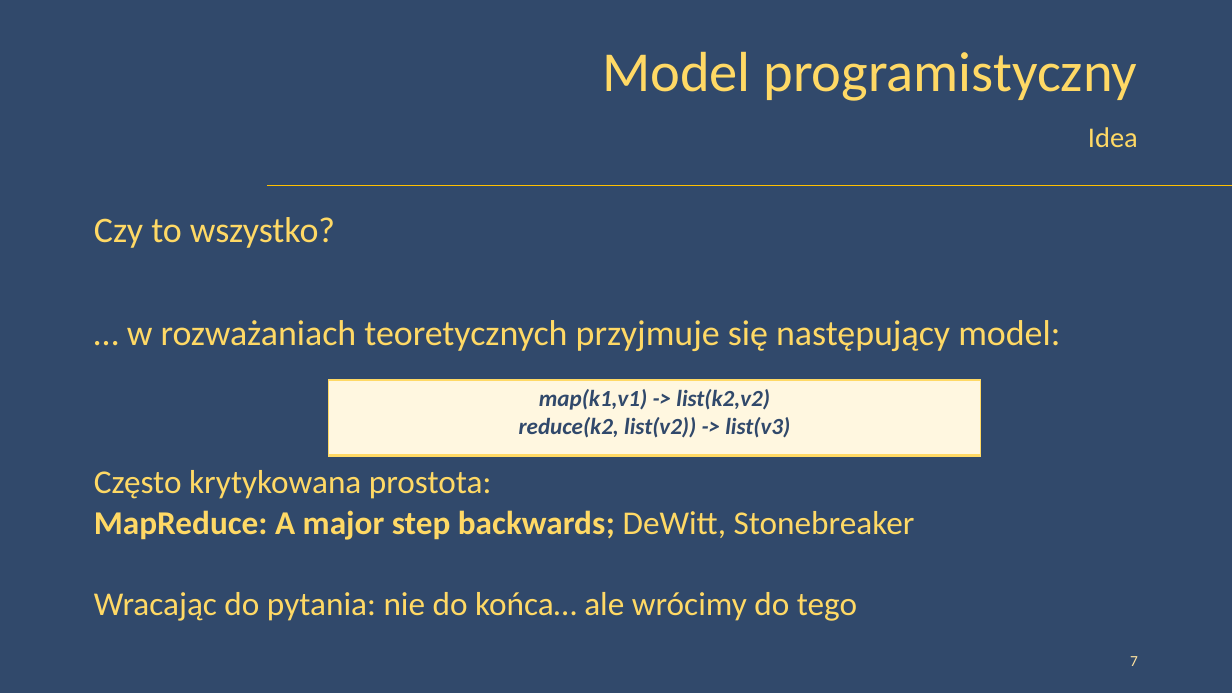
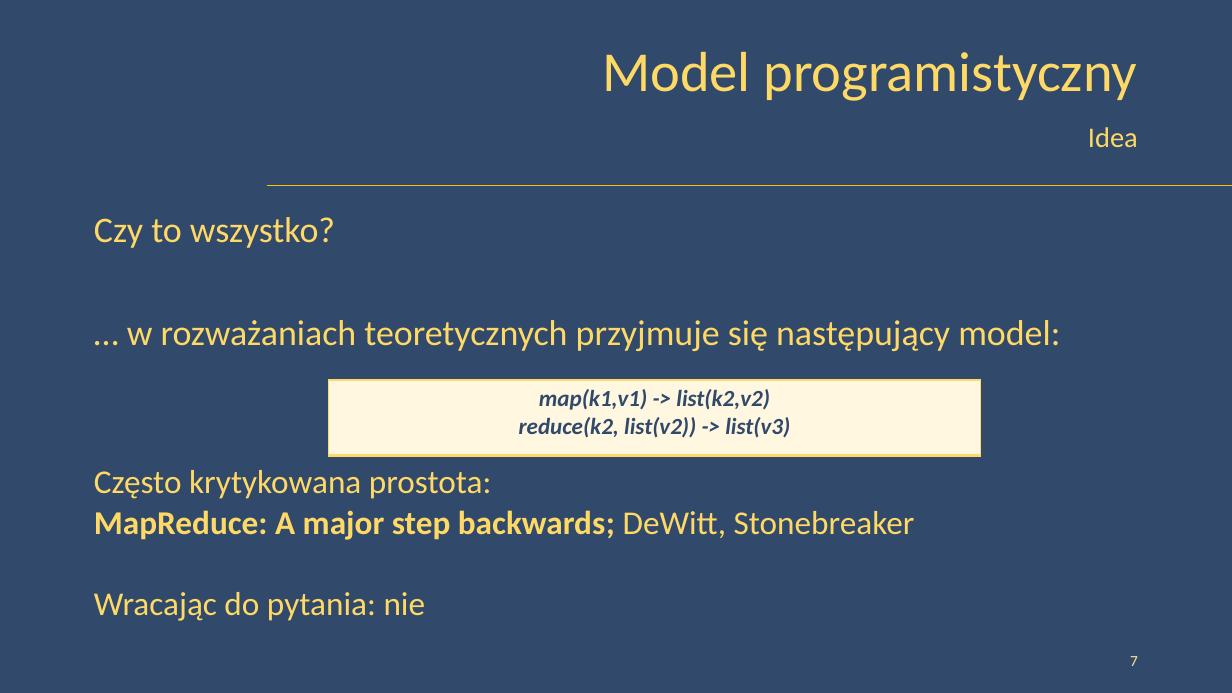
Before and after one commit to peczwy/DbConf2015, a slide deck: slide 7 of DbConf - Złączenia w modelu MapReduce - Lite.pptx. Drawn at 1232x693 pixels with LibreOffice and Linux fonts; fonts in the diff are those of the drawing; background and template pictures are left out. Boxes give left, top, right and bottom in pixels: in the first picture for what was removed or moved away, otherwise in the second. Text is boxed around its words. In the diff, an @@ line names an element or a change of style, - is before the commit and + after.

```diff
--- a/DbConf - Złączenia w modelu MapReduce - Lite.pptx
+++ b/DbConf - Złączenia w modelu MapReduce - Lite.pptx
@@ text at [94, 592, 426, 621]: text changed @@
-Wracając do pytania: nie do końca… ale wrócimy do tego
+Wracając do pytania: nie
```
Also in this commit, not shown: 3 other slides changed, 8 slides removed, 1 other file.
